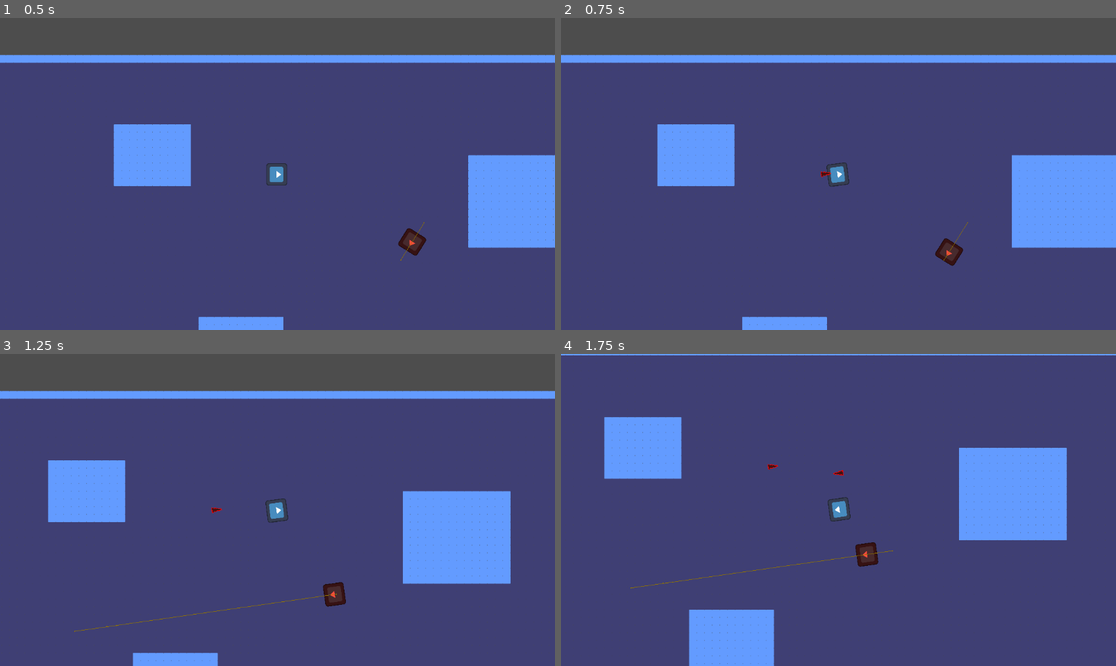
Above: before the commit, frames 1-4 (two rows, left to right).
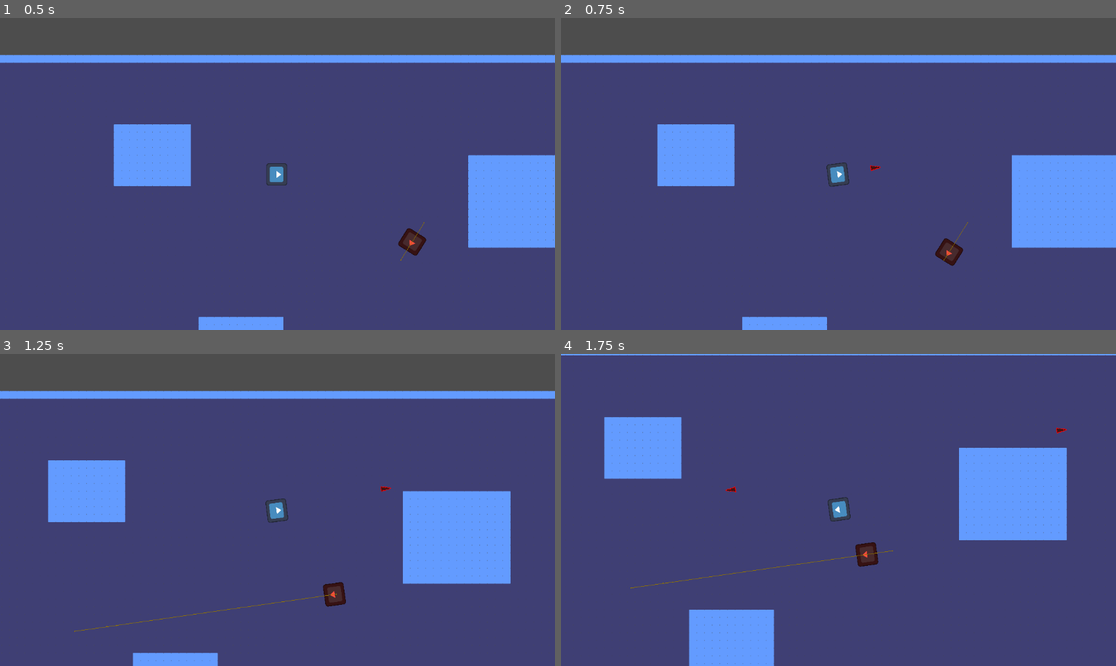
Above: after the commit, the same moments.

Repository: Gorgun-North/project-x
Game: Godot game, scene res://scenes/level_scenes/root.tscn
The game is run twice, just before and just after one commit, with the same random seed, the same clock (stepped at 60 frames per second) and the same inputs. The engine's default icon, where the game draws it, is replaced by a stand-in: a white triangle on a blue panel in a dark square.
Inputs (mouse positions are in pixels of both pictures, inside the frame that each line leads up to):
- Up to frame 1 (0.5 s): no input
- Up to frame 2 (0.75 s): move the mouse to (960, 158) at 0.52 s; hold D (WASD_RIGHT) from 0.53 s (still down); click (960, 158) at 0.6 s
- Up to frame 3 (1.25 s): keep holding D (WASD_RIGHT)
- Up to frame 4 (1.75 s): move the mouse to (727, 525) at 1.27 s; release D (WASD_RIGHT) at 1.28 s; hold S (WASD_DOWN) from 1.28 s (still down); click (727, 525) at 1.35 s

Frame 1 is identical in both runs. In frame 2, less than 0.1% of the frame differs, in the area x 46-58%, y 47-52%; in frame 3, less than 0.1%; in frame 4, less than 0.1%, in the area x 29-92%, y 23-45%.

Commit message:
actually saved files this time

Diff:
--- a/scenes/object_scenes/bullet.tscn
+++ b/scenes/object_scenes/bullet.tscn
@@ -1,9 +1,12 @@
-[gd_scene load_steps=2 format=3 uid="uid://c626xpxk87816"]
+[gd_scene load_steps=3 format=3 uid="uid://c626xpxk87816"]
 
+[ext_resource type="Script" uid="uid://d3ld8wndl45x3" path="res://scripts/object_scripts/bullet_script.gd" id="1_34acm"]
 [ext_resource type="Texture2D" uid="uid://cn1fm58fx6vfu" path="res://assets/test_assets/projectile.png" id="1_gx4ld"]
 
 [node name="bullet" type="Area2D"]
 scale = Vector2(2.5, 2.5)
+script = ExtResource("1_34acm")
+bullet_speed = 1000.0
 
 [node name="Sprite2D" type="Sprite2D" parent="."]
 texture_filter = 1
--- a/scenes/object_scenes/player.tscn
+++ b/scenes/object_scenes/player.tscn
@@ -56,6 +56,11 @@
 script = ExtResource("5_u2ccb")
 body = NodePath("..")
 
-[node name="Attack" type="Node" parent="." node_paths=PackedStringArray("body")]
+[node name="Attack" type="Node" parent="." node_paths=PackedStringArray("body", "attack_cooldown_timer")]
 script = ExtResource("7_8iuoe")
 body = NodePath("..")
+rate_of_fire = 0.5
+attack_cooldown_timer = NodePath("Attack_cooldown_timer")
+
+[node name="Attack_cooldown_timer" type="Timer" parent="Attack"]
+one_shot = true
--- a/scripts/object_scripts/bullet_script.gd
+++ b/scripts/object_scripts/bullet_script.gd
@@ -1 +1,18 @@
-extends Node
+extends Area2D
+class_name bullet
+
+@export var bullet_speed: float = 500.0
+
+var dir: Vector2
+
+func _ready() -> void:
+
+	var mouse_pos = get_global_mouse_position()
+	dir = (mouse_pos - self.global_position).normalized()
+
+func _physics_process(delta: float) -> void:
+	position += dir * bullet_speed * delta
+
+	if self.has_overlapping_bodies():
+		print(self.get_overlapping_bodies())
+		self.queue_free()
--- a/scripts/player_scripts/player_attack.gd
+++ b/scripts/player_scripts/player_attack.gd
@@ -4,11 +4,24 @@
 
 @export var player_hitbox_size: float = 70.0
 
-func _input(event: InputEvent) -> void:
-	#Checks if the body is selected and if so, lets the characterbody2d look at the mouse
+var bullet_spawn_point_multiplier: float = 1.2
+
+@export var rate_of_fire: float = 1.0
+@export var attack_cooldown_timer: Timer
+
+func _ready() -> void:
+	attack_cooldown_timer.wait_time = rate_of_fire
+
+func _process(delta: float) -> void:
+
+	if !attack_cooldown_timer.is_stopped():
+		return
 
 	if Input.is_action_just_pressed("LMB"):
+
 		if body:
+			if attack_cooldown_timer.is_stopped():
+				attack_cooldown_timer.start()
 			var bullet = preload("res://scenes/object_scenes/bullet.tscn").instantiate()
 
 			var mouse_pos := body.get_global_mouse_position()
@@ -16,7 +29,10 @@
 
 			var bullet_dir: Vector2 = (mouse_pos - body.global_position).normalized()
 
-			bullet.global_position = body.global_position
+			var bullet_spawn_distance : float = player_hitbox_size * bullet_spawn_point_multiplier
+			bullet.global_position = body.global_position + bullet_dir * bullet_spawn_distance
+
+
 			bullet.rotation = shoot_angle
 
 			get_tree().root.add_child(bullet)
--- a/tilesets/test_tileset.tres
+++ /dev/null
@@ -1,27 +0,0 @@
-[gd_resource type="TileSet" load_steps=5 format=3 uid="uid://dvkemy70073op"]
-
-[ext_resource type="Texture2D" uid="uid://bhdt8jow0wpvf" path="res://assets/test_assets/greybox_01.png" id="1_8n1lv"]
-[ext_resource type="Texture2D" uid="uid://gwjtea5yup1c" path="res://assets/test_assets/greybox_02.png" id="2_xv5dm"]
-
-[sub_resource type="TileSetAtlasSource" id="TileSetAtlasSource_vejrn"]
-texture = ExtResource("1_8n1lv")
-texture_region_size = Vector2i(32, 32)
-0:0/0 = 0
-1:0/0 = 0
-0:1/0 = 0
-1:1/0 = 0
-
-[sub_resource type="TileSetAtlasSource" id="TileSetAtlasSource_a5542"]
-texture = ExtResource("2_xv5dm")
-texture_region_size = Vector2i(32, 32)
-0:0/0 = 0
-0:0/0/physics_layer_0/polygon_0/points = PackedVector2Array(-16, -16, 16, -16, 16, 16, -16, 16)
-1:0/0 = 0
-0:1/0 = 0
-1:1/0 = 0
-
-[resource]
-tile_size = Vector2i(32, 32)
-physics_layer_0/collision_layer = 1
-sources/0 = SubResource("TileSetAtlasSource_vejrn")
-sources/1 = SubResource("TileSetAtlasSource_a5542")
